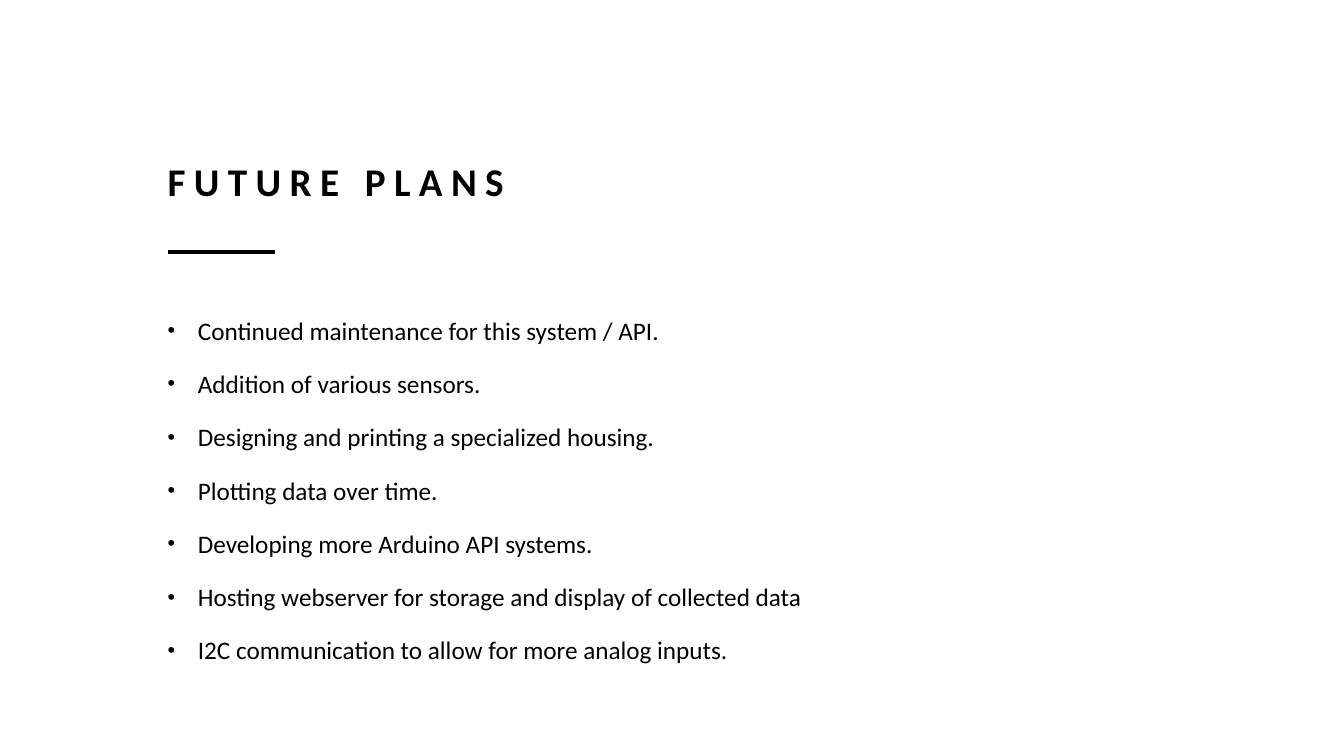
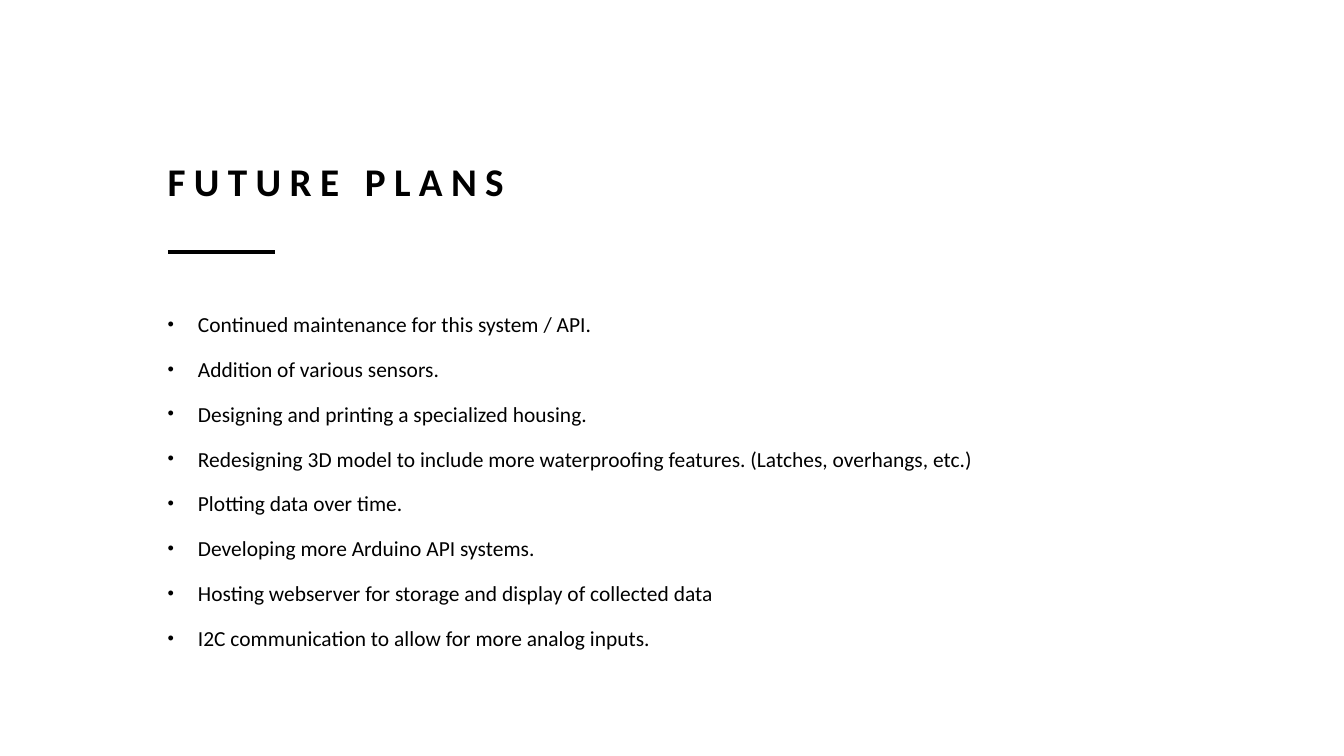
Before and after one commit to Boreyev/ID620_Projects_CALLIT1, a slide deck: slide 23 of Project02_IkeCallaghan/Presentation.pptx. Drawn at 1344x756 pixels with LibreOffice and Linux fonts; fonts in the diff are those of the drawing. Boxes give left, top, right and bottom in pixels: in the first picture for what was removed or moved away, otherwise in the second. Text is boxed around its words. In the diff, an @@ line names an element or a change of style, - is before the commit and + after.

```diff
--- a/Project02_IkeCallaghan/Presentation.pptx
+++ b/Project02_IkeCallaghan/Presentation.pptx
@@ text at [198,317,713,650]: size 18 to 15.3 pt in "Continued maintenance for this system / API.", "Addition of various sensors.", "Designing and printing a specialized housing.", "Plotting data over time." and 3 more places; line spacing 1.3 to 1.2 @@
@@ text at [198,451,972,471]: paragraph added @@
+• Redesigning 3D model to include more waterproofing features. (Latches, overhangs, etc.)
```
